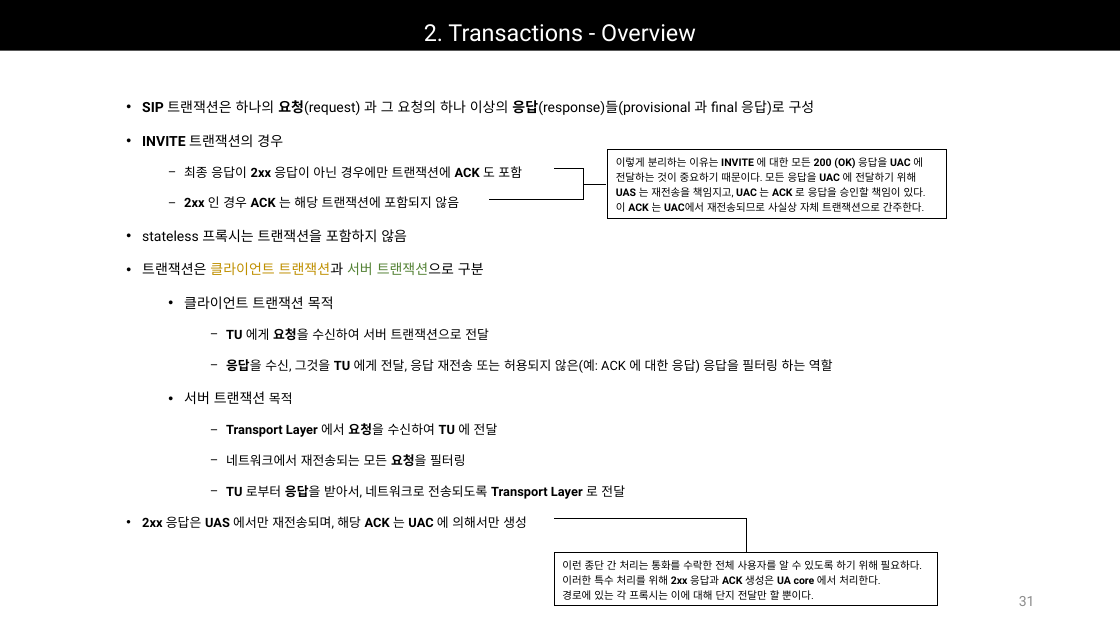
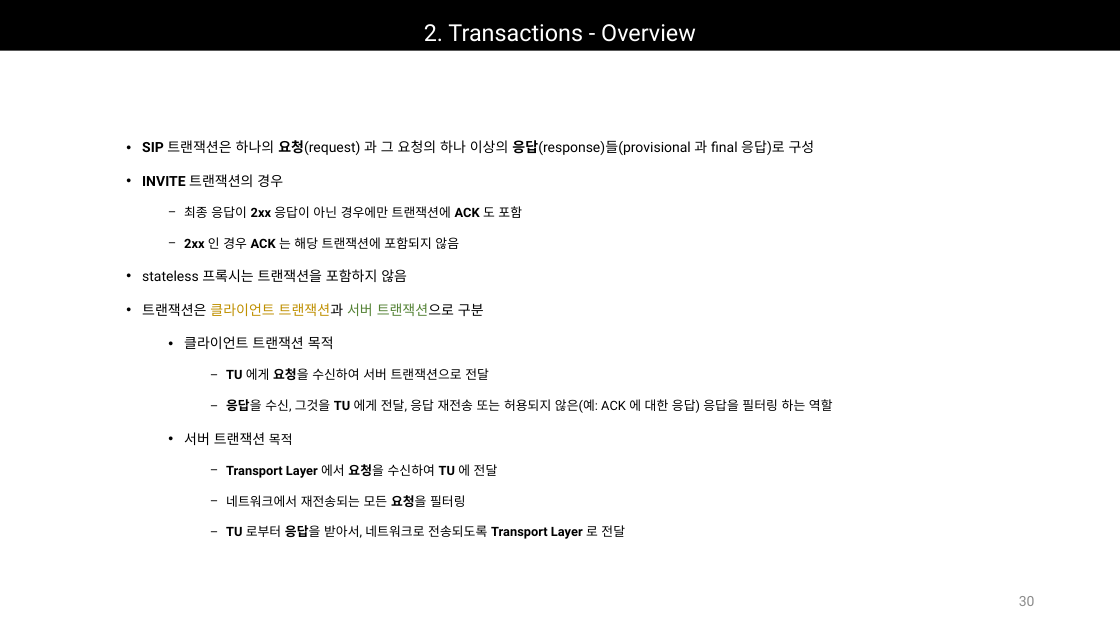
Before and after one commit to Epsilonely/SIP-Survey, a slide deck: slide 30 of 세미나 3차.pptx (slide 31 before the commit). Drawn at 1120x630 pixels with LibreOffice and Linux fonts; fonts in the diff are those of the drawing. Boxes give left, top, right and bottom in pixels: in the first picture for what was removed or moved away, otherwise in the second. Text is boxed around its words. In the diff, an @@ line names an element or a change of style, - is before the commit and + after.

```diff
--- a/세미나 3차.pptx
+++ b/세미나 3차.pptx
@@ text "SIP 트랜잭션은 하나의 요청(request) 과 ...": place and size @@
-text "SIP 트랜잭션은 하나의 요청(request) 과 ..." at (142,100,833,529)
+text "SIP 트랜잭션은 하나의 요청(request) 과 ..." at (142,140,833,539)
@@ elbow line removed from (555, 169) to (490, 199) @@
@@ rectangle removed at (607,150,947,218) @@
-이렇게 분리하는 이유는 INVITE 에 대한 모든 200 (OK) 응답을 UAC 에
-전달하는 것이 중요하기 때문이다. 모든 응답을 UAC 에 전달하기 위해
-UAS 는 재전송을 책임지고, UAC 는 ACK 로 응답을 승인할 책임이 있다.
-이 ACK 는 UAC에서 재전송되므로 사실상 자체 트랜잭션으로 간주한다.
@@ line removed from (585, 184) to (607, 184) @@
@@ text at (142,516,527,529): paragraph removed @@
-• 2xx 응답은 UAS 에서만 재전송되며, 해당 ACK 는 UAC 에 의해서만 생성
@@ elbow line removed from (555, 518) to (746, 553) @@
@@ rectangle removed at (555,553,939,607) @@
-이런 종단 간 처리는 통화를 수락한 전체 사용자를 알 수 있도록 하기 위해 필요하다. 이러한 특수 처리를 위해 2xx 응답과 ACK 생성은 UA core 에서 처리한다.
-경로에 있는 각 프록시는 이에 대해 단지 전달만 할 뿐이다.
@@ page number at (1019,596,1035,606): text changed @@
-31
+30
```
Also in this commit, not shown: 27 other slides changed, 3 slides added, 11 slides removed, 2 other files.
